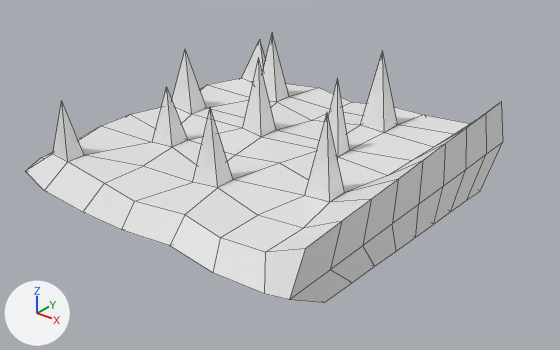
Two versions of the FBX model Game Jam Brackeys/Assets/3D/Obstacles/plat_espinho.fbx, one commit apart.
Rendered twice from a 50 mm camera at (9.82, -12.42, 7.47) aimed at (0.05, -0.2, -0.11). Every picture has the same lights, and +X, +Y and +Z are marked at lower left. Mesh edges are drawn as thin lines. Where no turn or scale is listed for an object, it has been applied to the vertices.
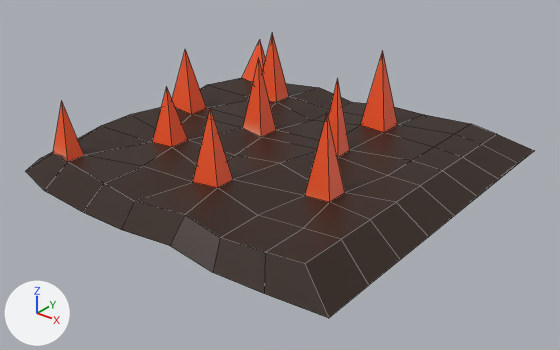
Boxes (x1, y1, x2, y2) around the edits, measured in the pictures (560 x 350 px; the box of a moved part takes in the faces that stretch with it):
'Cube', recoloured, reshaped, surface changed (white to brown, 6% wider): before (26, 33, 503, 303); after (26, 33, 534, 318)
part 1 of me_cube_001, moved or reshaped: before (264, 102, 503, 303); after (264, 124, 534, 318)
part 2 of me_cube_001, surface changed (white to brown): before (26, 33, 469, 294); after (26, 33, 470, 294)

The change in detail:
Picture 'spike_plat.png' (img_spike_plat_png) is new.
Material 'Material' (mat_material) is new.
Its texture is img_spike_plat_png (with its transparency).
me_cube_001 is used by ob_cube; location (0.0, 0.0, 0.0).
me_cube_001 had 189 vertices, 203 faces and spanned x -4.91..3.37, y -4.11..4.09, z -0.78..2.31.
me_cube_001 now has 189 vertices, 203 faces and spans x -4.91..4.15, y -4.11..4.09, z -0.78..2.31.
me_cube_001 part 1: 18 of 189 vertices moved; they spanned x 3.37, y -4.11..4.09, z 0.11..1.27 and now span x 3.37..4.15, y -4.11..4.09, z 0.11..0.6; mean shift (0.39, 0.0, -0.27); largest move (3.37, 3.69, 1.27) -> (3.37, 3.69, 0.47).
me_cube_001 part 2: texture (UV) coordinates of 203 of 203 faces, centred in x -4.54..3.37, y -3.9..3.89, z -0.73..1.1, changed; they spanned u 0.12..0.88, v 0.0..1.0 and now span u 0.03..0.97, v 0.03..0.91.
me_cube_001 now uses material mat_material (picture img_spike_plat_png).
